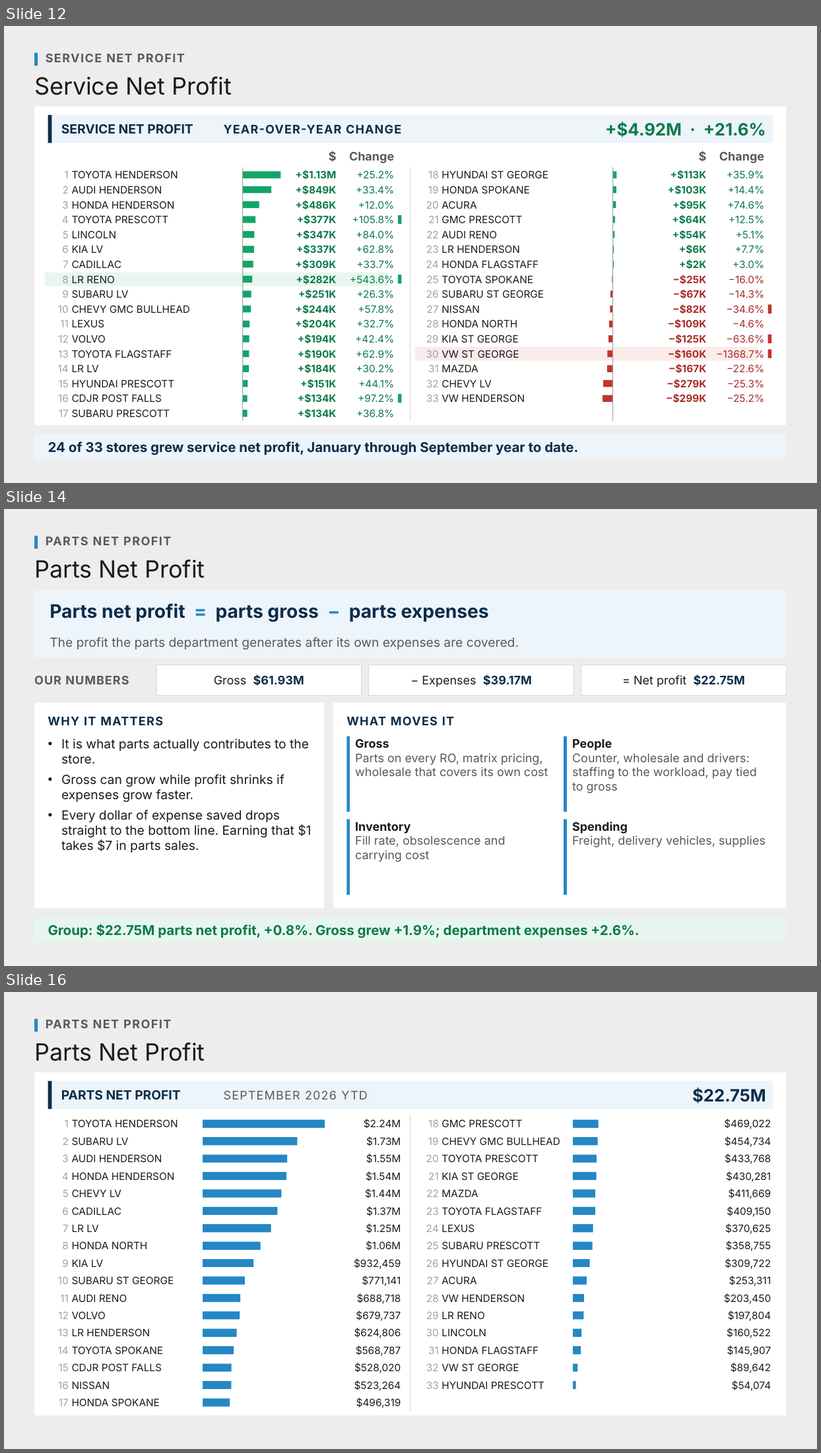
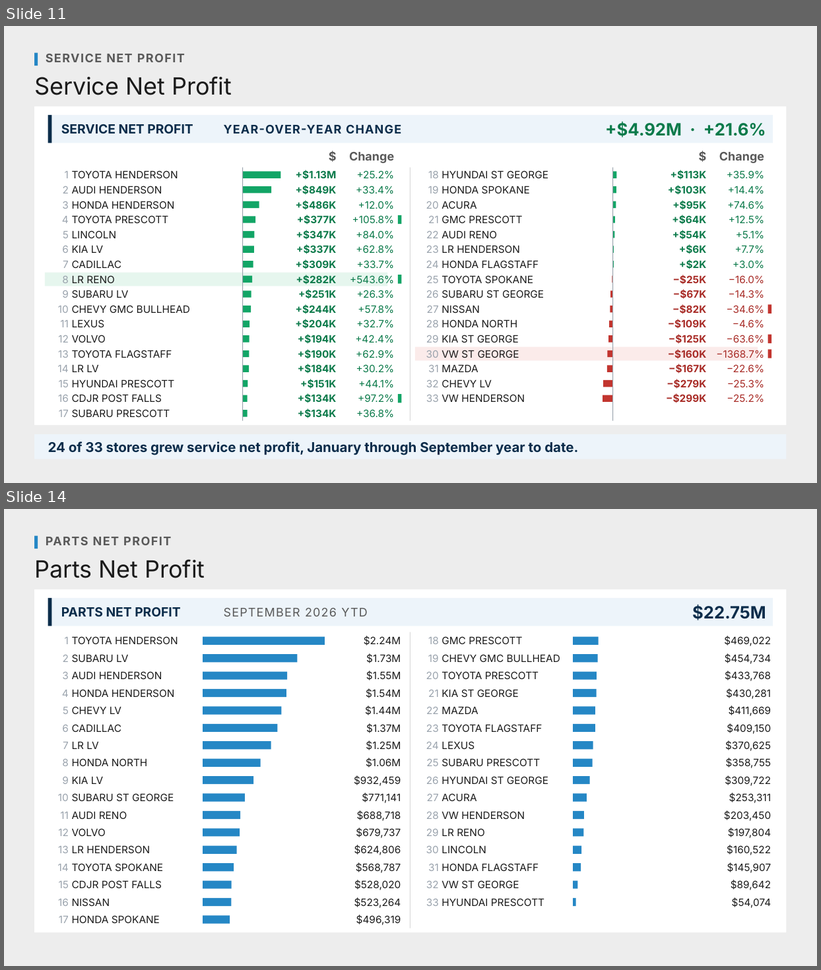
Before and after one commit to Ndresner/Noah, a slide deck: day2-deck/decks/Fixed Ops - Day 2 Example Test Deck.pptx. Shown one above the other, each under a label of ours: slides 12, 14 and 16 before the commit, slides 11 and 14 after it; the slides between them are not shown. The pictures are 821x1453 and 821x970 pixels, drawn with LibreOffice and Linux fonts; fonts in the diff are those of the drawing. Boxes give left, top, right and bottom in pixels: in the first picture for what was removed or moved away, otherwise in the second. Text is boxed around its words. In the diff, an @@ line names an element or a change of style, - is before the commit and + after.

```diff
--- a/day2-deck/decks/Fixed Ops - Day 2 Example Test Deck.pptx
+++ b/day2-deck/decks/Fixed Ops - Day 2 Example Test Deck.pptx
@@ slide 14 removed at (x1=4, y1=509, x2=817, y2=966), background #EDEDED @@
@@ rectangle removed at (x1=34, y1=536, x2=38, y2=549) @@
@@ text removed at (x1=46, y1=537, x2=171, y2=545) @@
-PARTS NET PROFIT
@@ text removed at (x1=34, y1=559, x2=205, y2=578) @@
-Parts Net Profit
@@ rectangle removed at (x1=34, y1=590, x2=787, y2=658) @@
@@ text removed at (x1=50, y1=603, x2=489, y2=622) @@
-Parts net profit = parts gross − parts expenses
@@ text removed at (x1=50, y1=637, x2=519, y2=650) @@
-The profit the parts department generates after its own expenses are covered.
@@ rectangle removed at (x1=156, y1=665, x2=362, y2=696) @@
@@ rectangle removed at (x1=369, y1=665, x2=574, y2=696) @@
@@ rectangle removed at (x1=582, y1=665, x2=787, y2=696) @@
@@ text removed at (x1=34, y1=676, x2=129, y2=685) @@
-OUR NUMBERS
@@ text removed at (x1=214, y1=675, x2=304, y2=686) @@
-Gross $61.93M
@@ text removed at (x1=422, y1=675, x2=532, y2=687) @@
-− Expenses $39.17M
@@ text removed at (x1=634, y1=675, x2=745, y2=687) @@
-= Net profit $22.75M
@@ rectangle removed at (x1=34, y1=703, x2=324, y2=908) @@
@@ rectangle removed at (x1=333, y1=703, x2=787, y2=908) @@
@@ text removed at (x1=48, y1=716, x2=163, y2=725) @@
-WHY IT MATTERS
@@ text removed at (x1=347, y1=716, x2=454, y2=725) @@
-WHAT MOVES IT
@@ text removed at (x1=61, y1=739, x2=311, y2=853) @@
-• It is what parts actually contributes to the store.
-• Gross can grow while profit shrinks if expenses grow faster.
-• Every dollar of expense saved drops straight to the bottom line. Earning that $1 takes $7 in parts sales.
@@ rectangle removed at (x1=347, y1=737, x2=350, y2=812) @@
@@ text removed at (x1=355, y1=739, x2=548, y2=776) @@
-Gross
-Parts on every RO, matrix pricing, wholesale that covers its own cost
@@ rectangle removed at (x1=564, y1=737, x2=567, y2=812) @@
@@ text removed at (x1=572, y1=739, x2=757, y2=793) @@
-People
-Counter, wholesale and drivers: staffing to the workload, pay tied to gross
@@ rectangle removed at (x1=347, y1=819, x2=350, y2=895) @@
@@ text removed at (x1=355, y1=823, x2=506, y2=862) @@
-Inventory
-Fill rate, obsolescence and carrying cost
@@ rectangle removed at (x1=564, y1=819, x2=567, y2=895) @@
@@ text removed at (x1=572, y1=822, x2=766, y2=848) @@
-Spending
-Freight, delivery vehicles, supplies
@@ rectangle removed at (x1=34, y1=918, x2=787, y2=943) @@
@@ text removed at (x1=48, y1=924, x2=639, y2=939) @@
-Group: $22.75M parts net profit, +0.8%. Gross grew +1.9%; department expenses +2.6%.
@@ what was slide 12 is now slide 11 @@
@@ what was slide 16 is now slide 14 @@
```
Also in this commit, not shown: 1 other slide removed, 4 other files.
